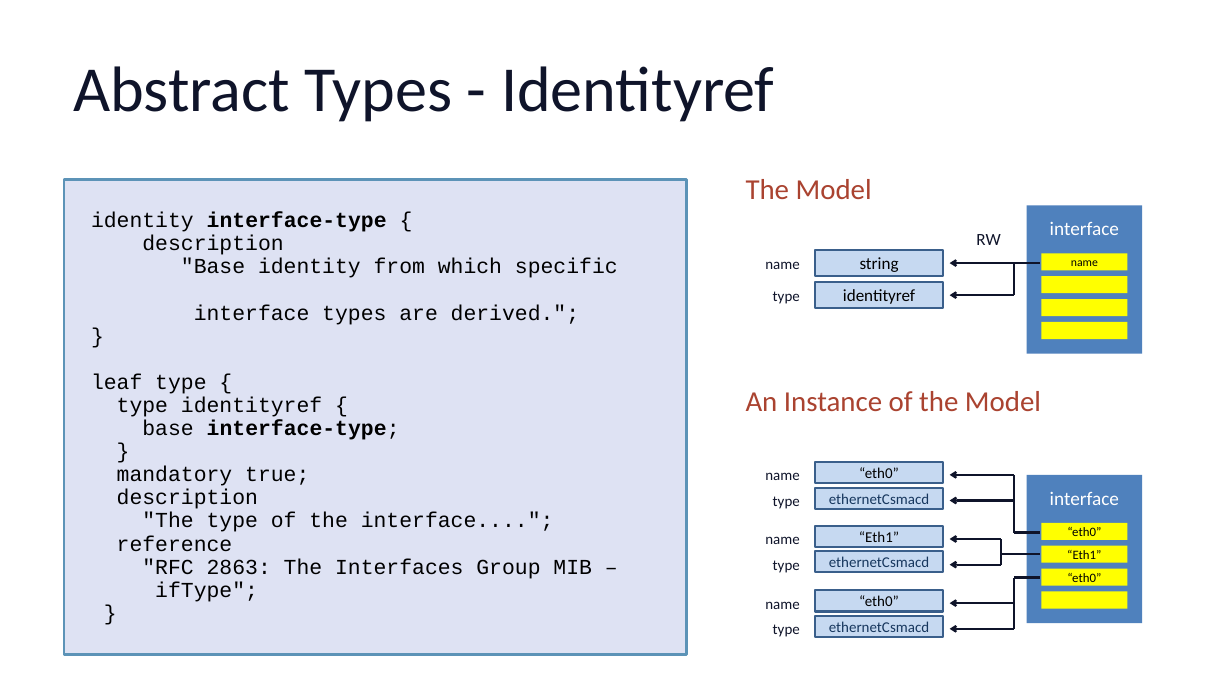
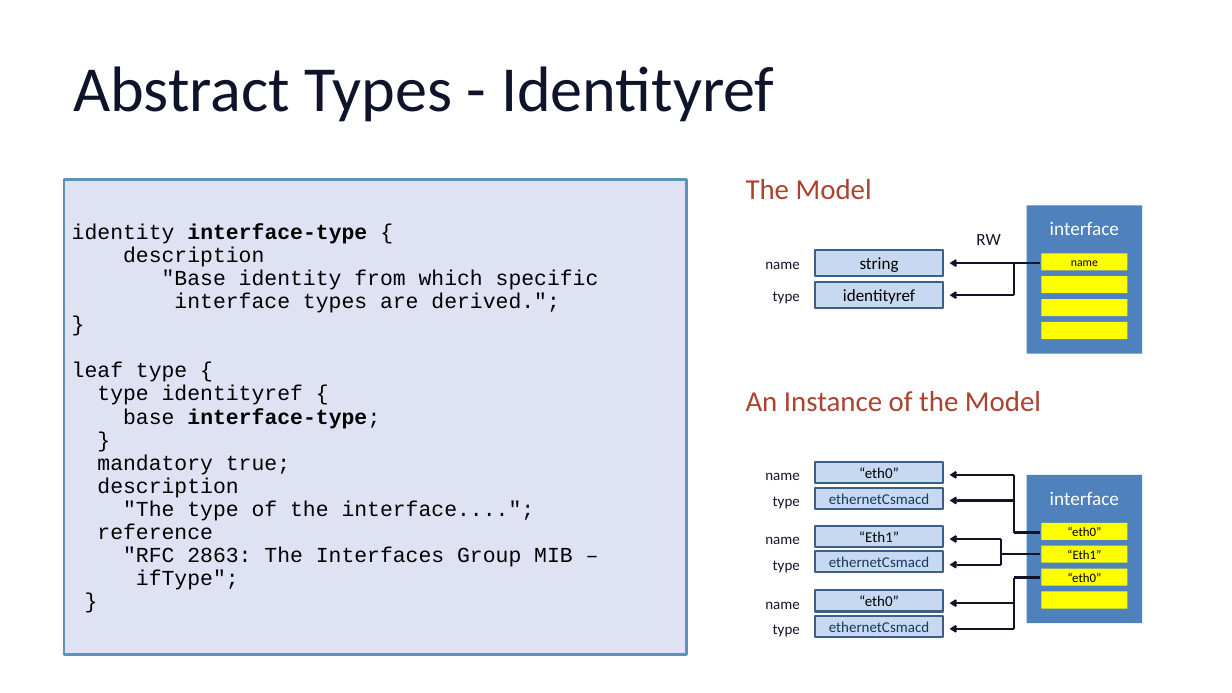
Before and after one commit to cmoberg/netconf-yang-training, a slide deck: slide 17 of slides/module-2-yang.pptx. Drawn at 1232x693 pixels with LibreOffice and Linux fonts; fonts in the diff are those of the drawing. Boxes give left, top, right and bottom in pixels: in the first picture for what was removed or moved away, otherwise in the second. Text is boxed around its words. In the diff, an @@ line names an element or a change of style, - is before the commit and + after.

```diff
--- a/slides/module-2-yang.pptx
+++ b/slides/module-2-yang.pptx
@@ text in rectangle at (72,223,599,590): text added @@
+identity interface-type {
+description
+"Base identity from which specific
+interface types are derived.";
+}
+leaf type {
+type identityref {
+base interface-type;
+}
+mandatory true;
+description
+"The type of the interface....";
+reference
+"RFC 2863: The Interfaces Group MIB –
+ifType";
+}
@@ text removed at (91,212,618,602) @@
-identity interface-type {
-description
-"Base identity from which specific
-interface types are derived.";
-}
-leaf type {
-type identityref {
-base interface-type;
-}
-mandatory true;
-description
-"The type of the interface....";
-reference
-"RFC 2863: The Interfaces Group MIB –
-ifType";
-}
```
Also in this commit, not shown: 15 other slides changed, 1 slide removed, 11 other files.
